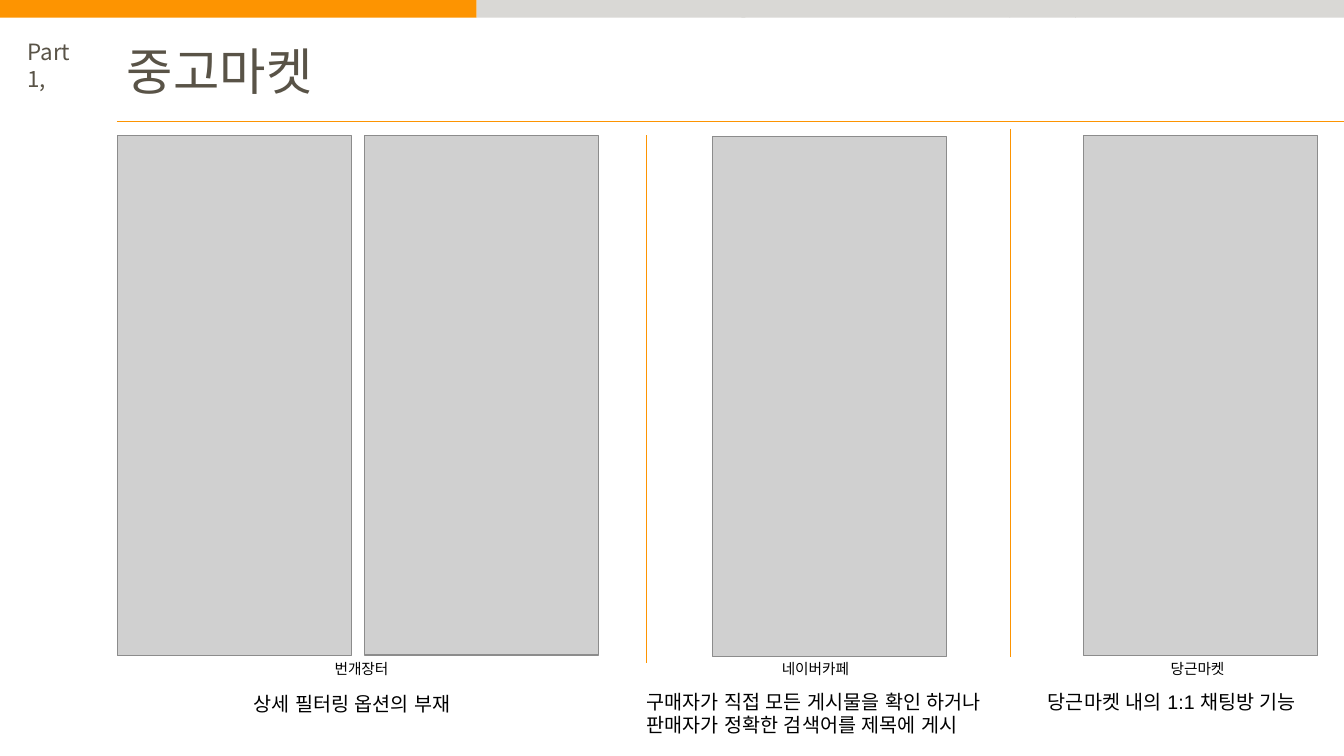
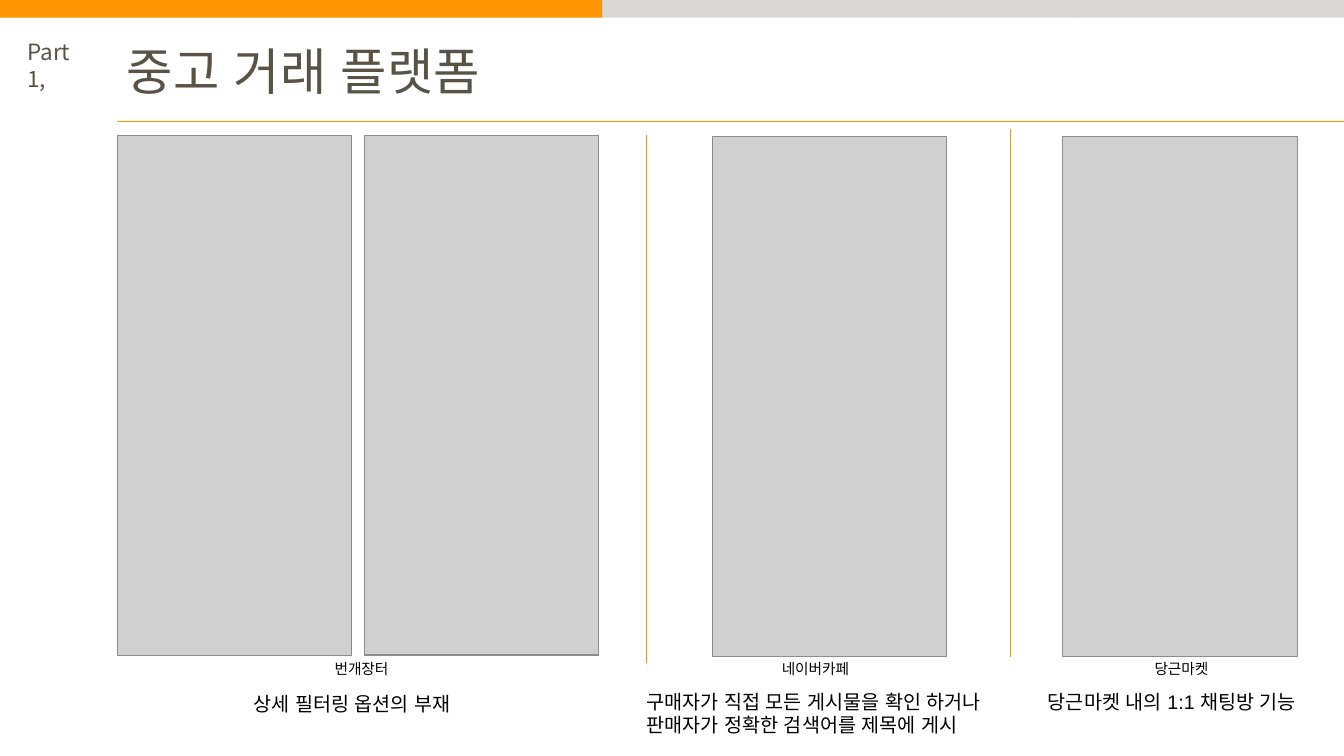
Before and after one commit to jowunnal/INCOPOST, a slide deck: slide 10 of 계획서/인코포스트 발표자료.pptx (slide 8 before the commit). Drawn at 1344x756 pixels with LibreOffice and Linux fonts; fonts in the diff are those of the drawing; grey boxes stand for pictures. Boxes give left, top, right and bottom in pixels: in the first picture for what was removed or moved away, otherwise in the second. Text is boxed around its words. In the diff, an @@ line names an element or a change of style, - is before the commit and + after.

```diff
--- a/계획서/인코포스트 발표자료.pptx
+++ b/계획서/인코포스트 발표자료.pptx
@@ rectangle: place and size @@
-rectangle at [0,0,477,18]
+rectangle at [0,0,603,17]
@@ rectangle removed at [477,0,746,18] @@
@@ rectangle: place and size @@
-rectangle at [741,0,1010,18]
+rectangle at [603,0,1010,17]
@@ text at [127,48,480,94]: text changed @@
-중고마켓
+중고 거래 플랫폼
@@ picture: place and size @@
-picture at [1084,135,1318,655]
+picture at [1063,136,1297,656]
@@ text "당근마켓": place and size @@
-text "당근마켓" at [1171,662,1225,675]
+text "당근마켓" at [1155,662,1209,675]
```
Also in this commit, not shown: 9 other slides changed, 3 slides added, 2 other files.
